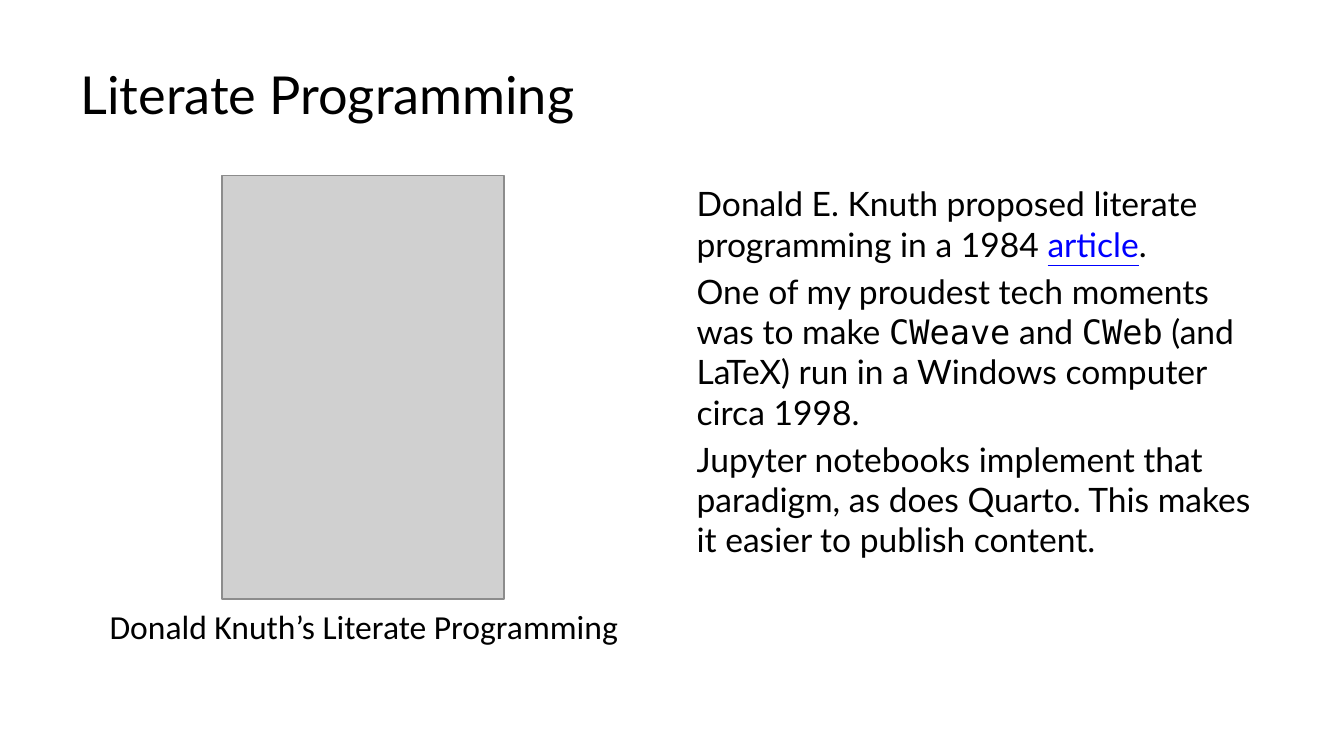
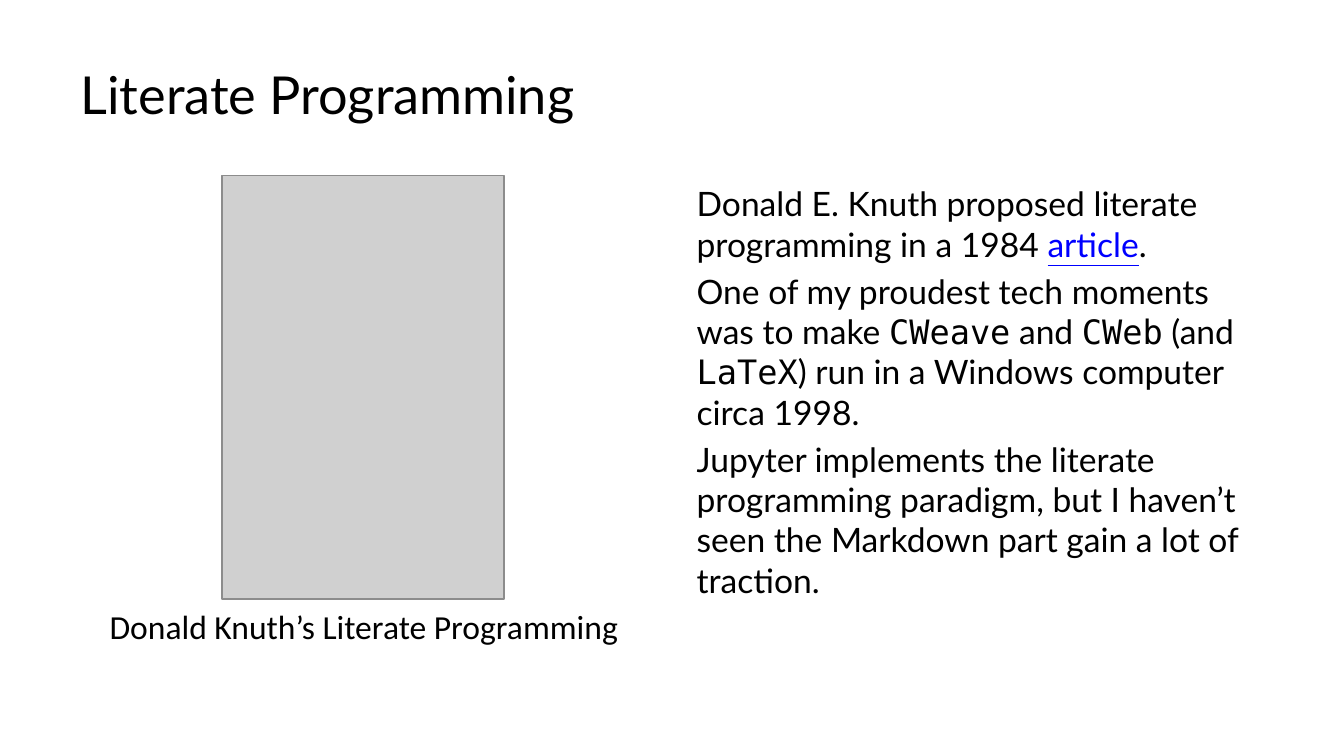
Before and after one commit to lucas-a-meyer/using-quarto, a slide deck: slide 4 of docs/presentation-orig.pptx. Drawn at 1344x756 pixels with LibreOffice and Linux fonts; fonts in the diff are those of the drawing; grey boxes stand for pictures. Boxes give left, top, right and bottom in pixels: in the first picture for what was removed or moved away, otherwise in the second. Text is boxed around its words. In the diff, an @@ line names an element or a change of style, - is before the commit and + after.

```diff
--- a/docs/presentation-orig.pptx
+++ b/docs/presentation-orig.pptx
@@ text at (x1=697, y1=279, x2=1234, y2=426): font Lato to DejaVu Sans Mono in "LaTeX)" @@
@@ text at (x1=697, y1=447, x2=1238, y2=594): text changed @@
-Jupyter notebooks implement that paradigm, as does Quarto. This makes it easier to publish content.
+Jupyter implements the literate programming paradigm, but I haven’t seen the Markdown part gain a lot of traction.
```
Also in this commit, not shown: 10 other files.
